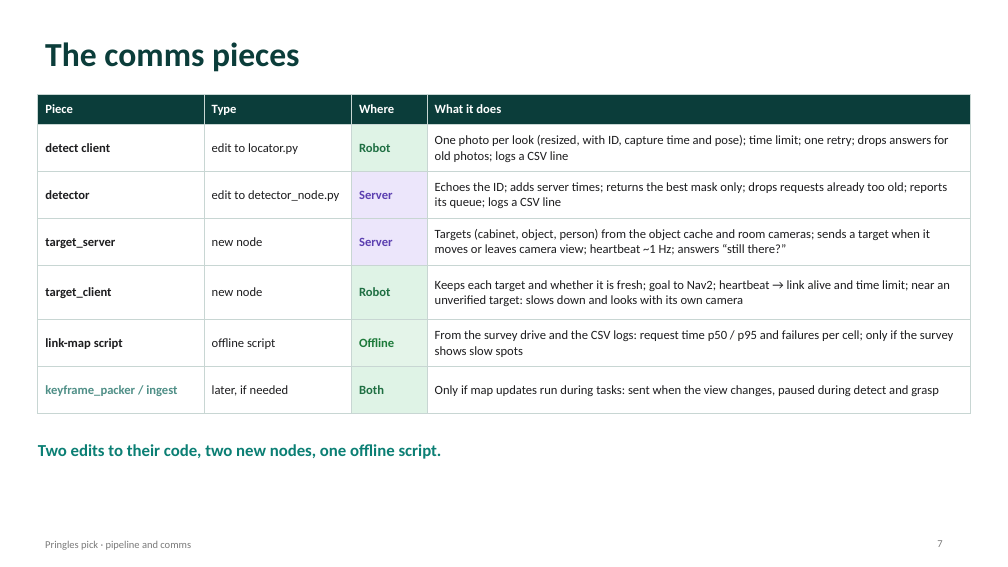
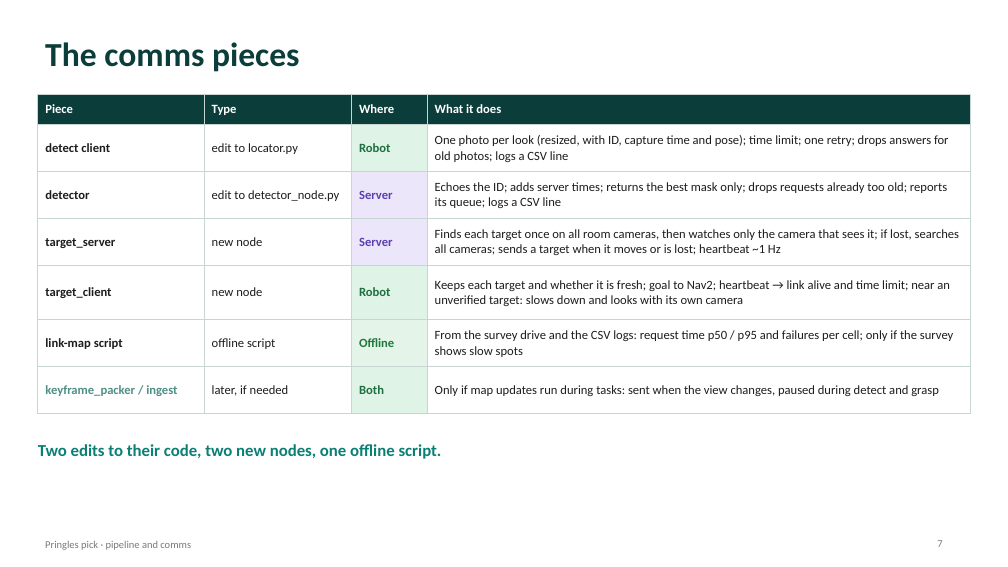
Before and after one commit to jorichee14/Others, a slide deck: slide 7 of value_scheduling/docs/Pringles_Pipeline_Architecture.pptx. Drawn at 1008x567 pixels with LibreOffice and Linux fonts; fonts in the diff are those of the drawing. Boxes give left, top, right and bottom in pixels: in the first picture for what was removed or moved away, otherwise in the second. Text is boxed around its words. In the diff, an @@ line names an element or a change of style, - is before the commit and + after.

```diff
--- a/value_scheduling/docs/Pringles_Pipeline_Architecture.pptx
+++ b/value_scheduling/docs/Pringles_Pipeline_Architecture.pptx
@@ table at [38,95,970,400] @@
-row 4, column 4: Targets (cabinet, object, person) from the object cache and room cameras; sends a target when it moves or leaves camera view; heartbeat ~1 Hz; answers “still there?”
+row 4, column 4: Finds each target once on all room cameras, then watches only the camera that sees it; if lost, searches all cameras; sends a target when it moves or is lost; heartbeat ~1 Hz
```
Also in this commit, not shown: 1 other slide changed, 1 other file.
